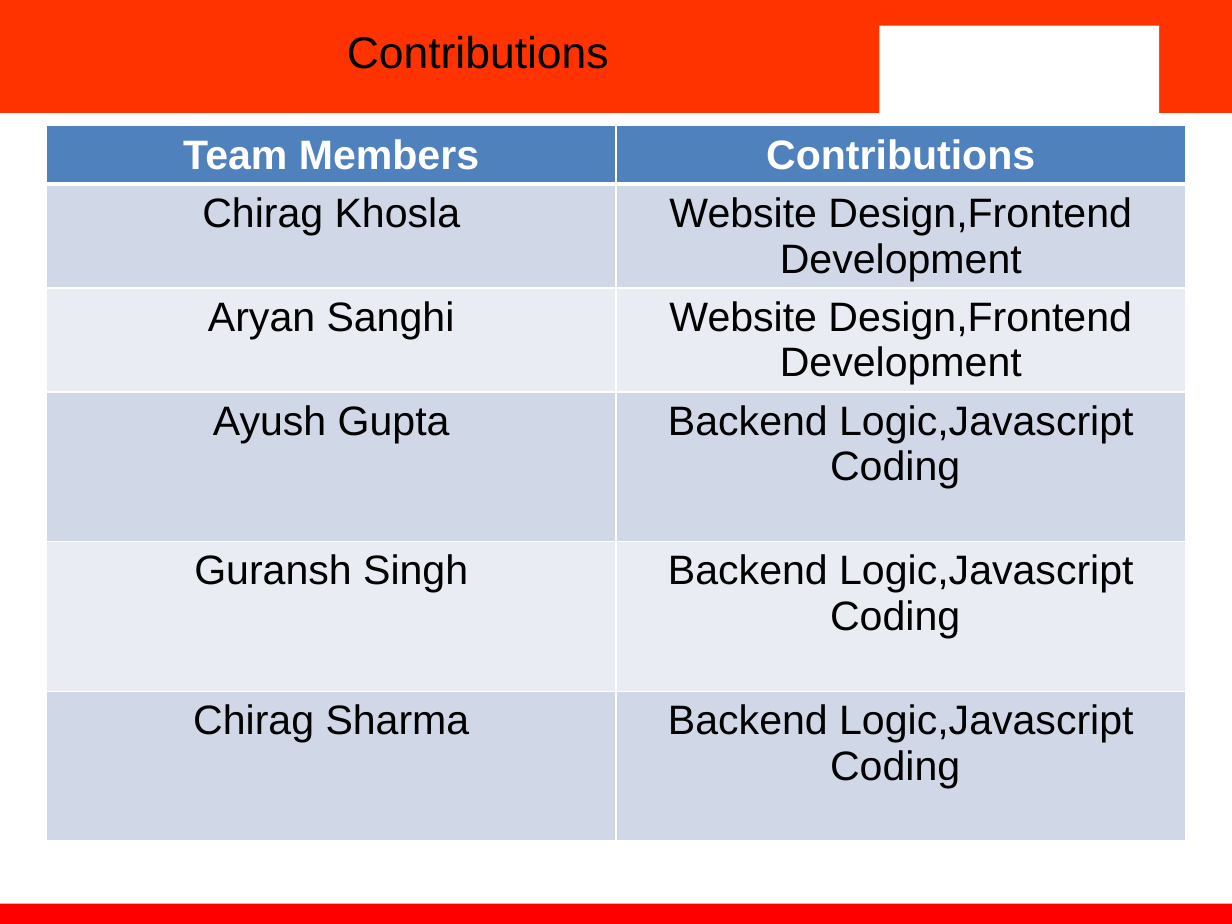
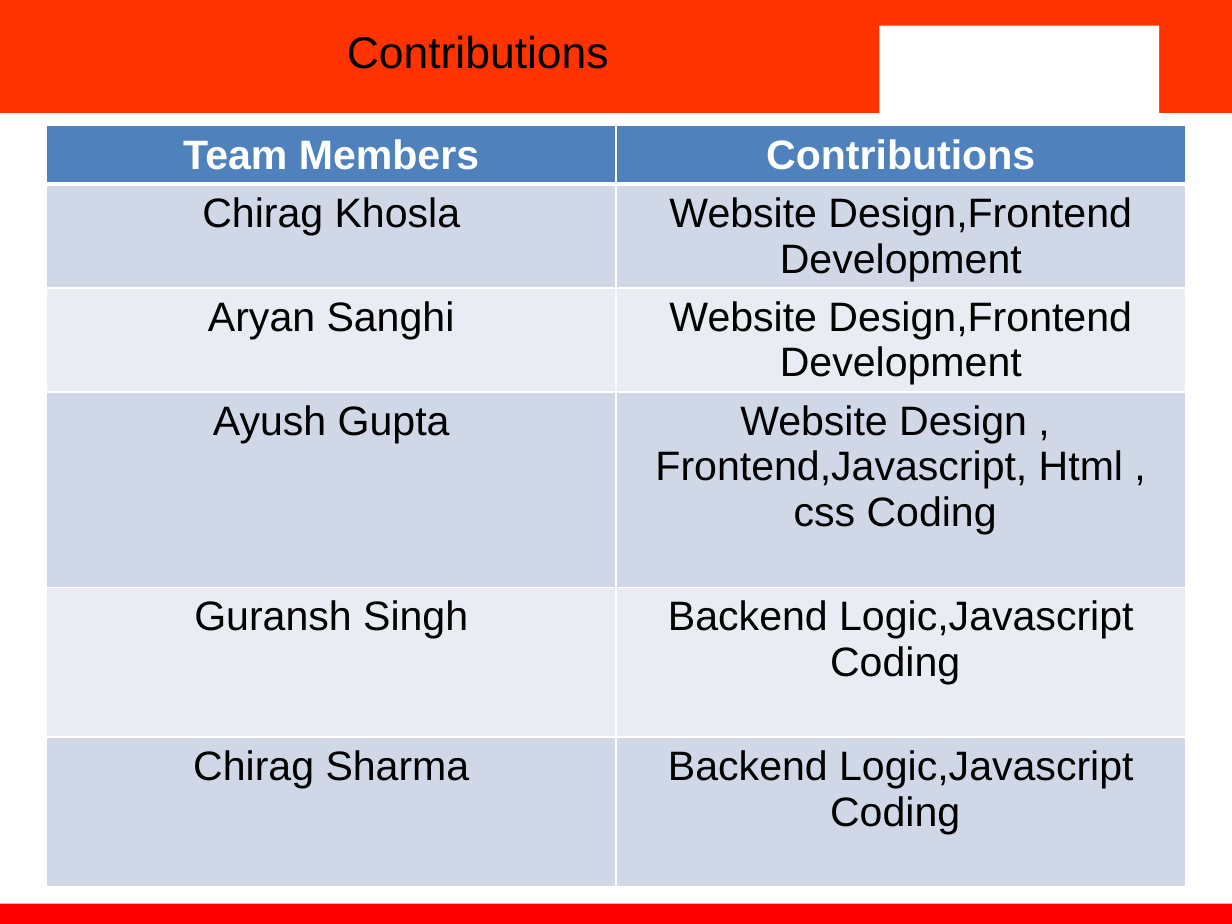
Before and after one commit to Aryan100-crypto/SCM-project, a slide deck: slide 6 of Main ppt scm.pptx. Drawn at 1232x924 pixels with LibreOffice and Linux fonts; fonts in the diff are those of the drawing; background and template pictures are left out. Boxes give left, top, right and bottom in pixels: in the first picture for what was removed or moved away, otherwise in the second. Text is boxed around its words. In the diff, an @@ line names an element or a change of style, - is before the commit and + after.

```diff
--- a/Main ppt scm.pptx
+++ b/Main ppt scm.pptx
@@ table at box(47, 126, 1185, 924) @@
-row 4, column 2: Backend Logic,Javascript Coding
+row 4, column 2: Website Design , Frontend,Javascript, Html , css Coding
```
Also in this commit, not shown: 1 other slide changed.
